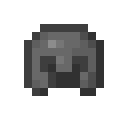
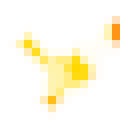
Layer changes from the first w=128, h=128 image to the second:
removed group "Effect" (4 layers) (was linear burn) over 8, 16, 120, 120
removed layer "Effect Texture" from group "Effect" over 8, 16, 120, 120
removed layer "Helmet" over 24, 24, 104, 96
added group "Chestplate" with 12 layers above "Leggings" over 8, 16, 120, 120
added layer "Chestplate Erase" (erase) in group "Chestplate" over 8, 16, 120, 120
added group "Chestplate Effect" with 4 layers in group "Chestplate" over 8, 16, 120, 120
added layer "Chestplate Effect Holes" (erase) in group "Chestplate Effect" over 8, 16, 120, 120
added layer "Chestplate Effect Fire" in group "Chestplate Effect" over 8, 16, 120, 120
added group "Chestplate Steel" with 4 layers in group "Chestplate" over 8, 16, 120, 120
added layer "Chestplate Steel Fire" (multiply) in group "Chestplate Steel" over 8, 16, 120, 120
added layer "Chestplate Steel Texture" in group "Chestplate Steel" over 16, 24, 112, 112
added layer "Chestplate Texture" in group "Chestplate" over 8, 16, 120, 120
